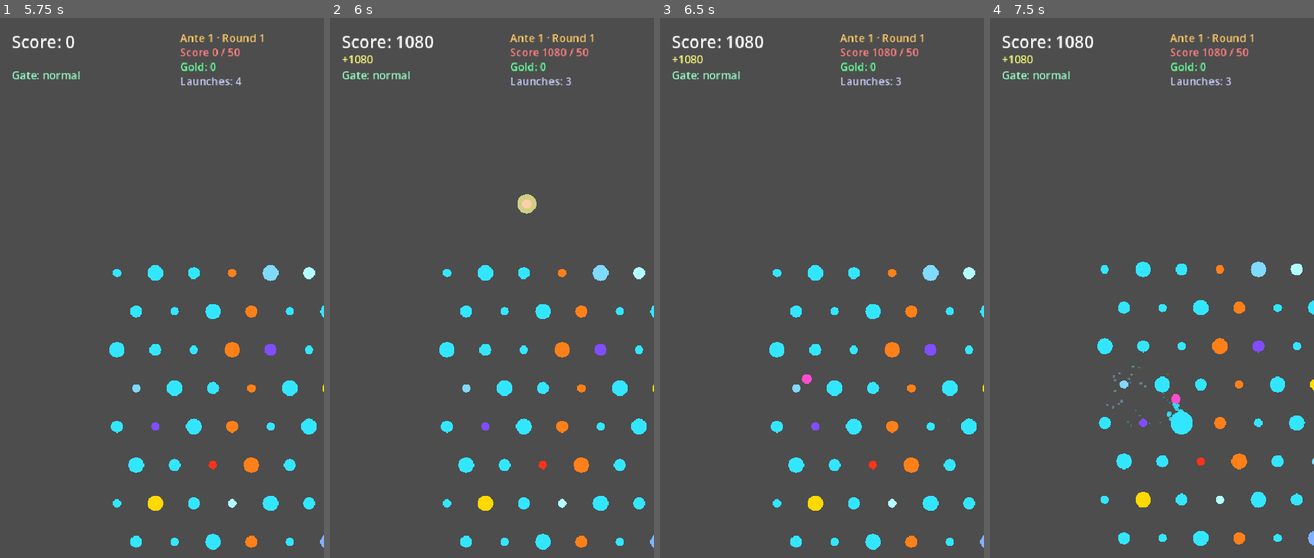
Above: before the commit, frames 1-4 (left to right).
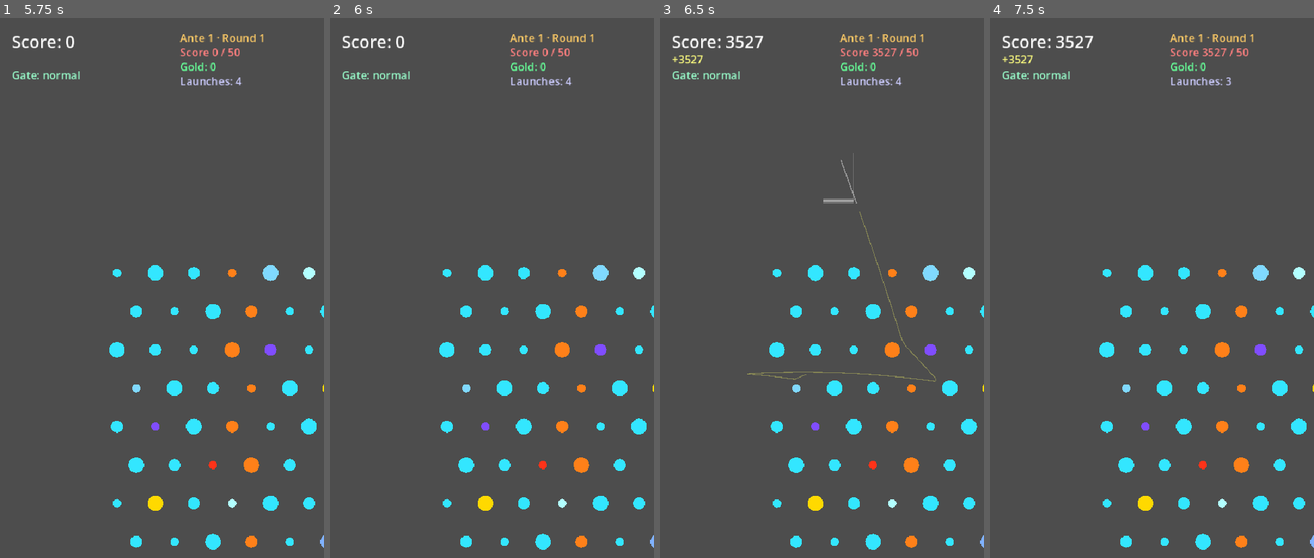
Above: after the commit, the same moments.

Repository: GencyZ/NeonPinball
Game: Godot game, scene res://scenes/main_menu.tscn
Two runs of this game, one before a commit and one after it. Both use one fixed random seed, a clock stepped at 60 frames per second and the inputs below.
Inputs (mouse positions are in pixels of both pictures, inside the frame that each line leads up to):
- Up to frame 1 (5.75 s): click "Start Run" at 0.5 s; tap Enter at 1.25, 1.35, 3.05 s; move the mouse to (233, 261) at 1.27 s; click (233, 261) at 1.42 s; tap Space at 1.52, 1.82, 2.85, 3.5, 4.52, 4.55, 4.82 s; tap Keypad Enter at 1.55, 4.35 s; drag from (97, 315) to (145, 396) at 2.02 s; move the mouse to (194, 169) at 2.77 s; click (194, 169) at 2.92 s; drag from (145, 396) to (64, 207) at 3.52 s; move the mouse to (259, 369) at 4.27 s; click (259, 369) at 4.42 s; drag from (64, 207) to (113, 153) at 5.02 s
- Up to frame 2 (6 s): move the mouse to (508, 288) at 5.77 s; tap Alt at 5.85 s; click (508, 288) at 5.92 s
- Up to frame 3 (6.5 s): tap Keypad Enter at 6.05 s
- Up to frame 4 (7.5 s): drag from (1103, 153) to (1087, 315) at 6.52 s; move the mouse to (1223, 261) at 7.27 s; tap R at 7.35 s; click (1223, 261) at 7.42 s

Frame 1 is identical in both runs. In frame 2, 0.6% of the frame differs, in the area x 3-80%, y 3-37%; in frame 3, 0.7%; in frame 4, 3.0%, in the area x 5-100%, y 3-99%.

Commit message:
feat: funnel wall segments + gated wall helpers in board_view

Diff:
--- /dev/null
+++ b/game/tests/test_gate_physics.gd
@@ -0,0 +1,56 @@
+extends GutTest
+
+const BallSimulation := preload("res://sim/ball_simulation.gd")
+const BallState := preload("res://sim/ball_state.gd")
+
+var _cfg := {
+	&"gravity": Vector2.ZERO, &"max_speed": 4000.0,
+	&"restitution": 0.82, &"tangent_keep": 1.0, &"dt": 1.0 / 120.0
+}
+var _rect := Rect2(0, 0, 540, 900)
+
+func _make_sim(segs: Array) -> BallSimulation:
+	var sim := BallSimulation.new(_rect, [], _cfg)
+	sim.set_wall_segs(segs)
+	return sim
+
+func test_funnel_wall_low_bounce():
+	# Ball hits left funnel wall (0,780)→(240,900) and barely bounces
+	var sim := _make_sim([
+		{&"a": Vector2(0, 780), &"b": Vector2(240, 900), &"restitution": 0.05}
+	])
+	var ball := BallState.new(Vector2(50, 750), Vector2(0, 500), 8.0)
+	var events: Array = []
+	for _i in 60:
+		sim.step(ball, events)
+	# After hitting funnel, ball should be deflected toward center (positive x)
+	assert_true(ball.vel.x > 0.0, "funnel redirects ball toward center")
+
+func test_gate_closed_blocks_ball():
+	# Gate segment at x=0, y=100..140; ball moving left should bounce
+	var gate_seg := {&"a": Vector2(0, 100), &"b": Vector2(0, 140), &"restitution": 0.82}
+	# Also include left wall above and below gate
+	var sim := _make_sim([
+		{&"a": Vector2(0, 0), &"b": Vector2(0, 100), &"restitution": 0.82},
+		gate_seg,
+		{&"a": Vector2(0, 140), &"b": Vector2(0, 900), &"restitution": 0.82},
+	])
+	var ball := BallState.new(Vector2(50, 120), Vector2(-500, 0), 8.0)
+	var events: Array = []
+	for _i in 20:
+		sim.step(ball, events)
+	assert_true(ball.vel.x > 0.0, "gate closed: ball bounces right")
+
+func test_gate_open_ball_passes():
+	# Gate is open (gap in wall at y=100..140); ball at y=120 passes through x=0
+	var sim := _make_sim([
+		{&"a": Vector2(0, 0), &"b": Vector2(0, 100), &"restitution": 0.82},
+		# gate segment NOT included — open
+		{&"a": Vector2(0, 140), &"b": Vector2(0, 900), &"restitution": 0.82},
+	])
+	var ball := BallState.new(Vector2(50, 120), Vector2(-500, 0), 8.0)
+	var events: Array = []
+	for _i in 20:
+		sim.step(ball, events)
+	# Ball should have crossed x=0 (or be very close without bouncing)
+	assert_true(ball.vel.x < 0.0, "gate open: ball continues left")
--- a/game/view/board_view.gd
+++ b/game/view/board_view.gd
@@ -52,6 +52,7 @@
 	_rect = Rect2(135, 225, 540, 900)
 	_pegs = _build_honeycomb()
 	_sim = _make_sim(_pegs)
+	_rebuild_wall_segs(false)  # active gate open, others closed
 	_engine = ScoringEngine.new()
 	_score_ctx = ScoreContext.new()
 	_juice = JuiceControllerScript.new()
@@ -124,6 +125,56 @@
 		&"restitution": 0.82, &"tangent_keep": 0.98, &"dt": DT,
 	})
 
+const WALL_REST := 0.82
+const FUNNEL_REST := 0.05
+
+const _GATE_LOCAL := {
+	EntryResolver.BoardEdge.LEFT:  [Vector2(0, 115),   Vector2(0, 155)],
+	EntryResolver.BoardEdge.RIGHT: [Vector2(540, 115),  Vector2(540, 155)],
+	EntryResolver.BoardEdge.TOP:   [Vector2(195, 0),    Vector2(255, 0)],
+}
+
+func _funnel_segs() -> Array:
+	var o := _rect.position
+	return [
+		{&"a": o + Vector2(0, 780),   &"b": o + Vector2(240, 900), &"restitution": FUNNEL_REST},
+		{&"a": o + Vector2(540, 780), &"b": o + Vector2(300, 900), &"restitution": FUNNEL_REST},
+	]
+
+func _wall_segs_for_edge(edge: int) -> Array:
+	var o := _rect.position
+	var g: Array = _GATE_LOCAL[edge]
+	match edge:
+		EntryResolver.BoardEdge.LEFT:
+			return [
+				{&"a": o + Vector2(0, 0),   &"b": o + g[0], &"restitution": WALL_REST},
+				{&"a": o + g[1], &"b": o + Vector2(0, 780), &"restitution": WALL_REST},
+			]
+		EntryResolver.BoardEdge.RIGHT:
+			return [
+				{&"a": o + Vector2(540, 0),   &"b": o + g[0], &"restitution": WALL_REST},
+				{&"a": o + g[1], &"b": o + Vector2(540, 780), &"restitution": WALL_REST},
+			]
+		_:  # TOP
+			return [
+				{&"a": o + Vector2(0, 0),   &"b": o + g[0], &"restitution": WALL_REST},
+				{&"a": o + g[1], &"b": o + Vector2(540, 0), &"restitution": WALL_REST},
+			]
+
+func _gate_seg(edge: int) -> Dictionary:
+	var o := _rect.position
+	var g: Array = _GATE_LOCAL[edge]
+	return {&"a": o + g[0], &"b": o + g[1], &"restitution": WALL_REST}
+
+func _rebuild_wall_segs(close_active_gate: bool) -> void:
+	var segs: Array = _funnel_segs()
+	for edge in [EntryResolver.BoardEdge.LEFT, EntryResolver.BoardEdge.TOP,
+				 EntryResolver.BoardEdge.RIGHT]:
+		segs.append_array(_wall_segs_for_edge(edge))
+		if close_active_gate or edge != _entry_edge:
+			segs.append(_gate_seg(edge))
+	_sim.set_wall_segs(segs)
+
 func set_active_gate(gate_id: StringName) -> void:
 	_active_gate_def = GameDB.gate_defs[gate_id]
 	var rng := DeterministicRng.new(_launch_count * 1000 + (gate_id.hash() & 0x7FFFFFFF))
@@ -167,6 +218,7 @@
 			for i in _pegs.size():
 				_pegs[i][&"id"] = i
 			_sim = _make_sim(_pegs)
+			_rebuild_wall_segs(_gate_applied)
 
 func _refresh_equipped() -> void:
 	_trigger_runtimes.clear()
@@ -274,6 +326,7 @@
 								_flashes.append({&"pos": hit_peg[&"pos"], &"ttl": 0.4, &"max_ttl": 0.4, &"color": Color(1.0, 0.9, 0.0)})
 								if hit_type.one_shot:
 									_pegs.erase(hit_peg); _sim = _make_sim(_pegs)
+									_rebuild_wall_segs(_gate_applied)
 									_events.resize(_event_cursor + 1)
 							PegType.Behavior.LIFE:
 								RunMan.state[&"launches_left"] += 1
@@ -281,12 +334,14 @@
 								_score_peg(hit_peg)
 								if hit_type.one_shot:
 									_pegs.erase(hit_peg); _sim = _make_sim(_pegs)
+									_rebuild_wall_segs(_gate_applied)
 									_events.resize(_event_cursor + 1)
 							PegType.Behavior.POISON:
 								_score_peg(hit_peg)
 								_trigger_poison(hit_peg)
 								if hit_type.one_shot:
 									_pegs.erase(hit_peg); _sim = _make_sim(_pegs)
+									_rebuild_wall_segs(_gate_applied)
 									_events.resize(_event_cursor + 1)
 							PegType.Behavior.PORTAL:
 								_trigger_portal(hit_peg, e[&"pos"])
@@ -413,6 +468,7 @@
 	# Rebuild board for the new round
 	_pegs = _build_honeycomb()
 	_sim = _make_sim(_pegs)
+	_rebuild_wall_segs(_gate_applied)
 	_apply_boss_mod()
 	_refresh_equipped()
 	_sync_hud()
@@ -545,6 +601,7 @@
 	for peg in to_remove:
 		_pegs.erase(peg)
 	_sim = _make_sim(_pegs)
+	_rebuild_wall_segs(_gate_applied)
 	# 清除旧 sim 预计算的事件（下标已失效），让下一帧用新 sim 重新生成
 	_events.resize(_event_cursor + 1)
 	_juice.on_peg_hit(bomb_peg[&"pos"], Color(1.0, 0.4, 0.1), true)
